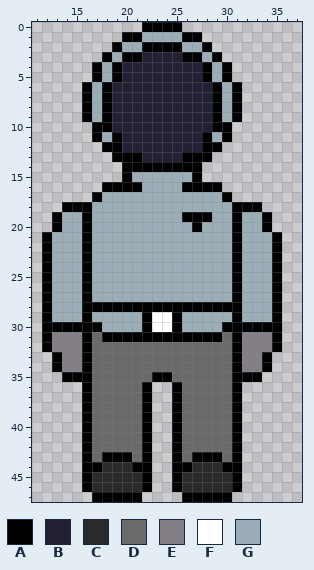
Two states of a pixel-art file, Assets/Sprites/John Spacebound.aseprite. Above, as it was before the edit.
48x48 pixels, 1 frame. Shown: x 11..37, y 0..47.
Palette (. is transparent): A #000000  B #222034  C #2a2a2a  D #696a6a  E #847e87  F #ffffff  G #9badb7
And afterwards:
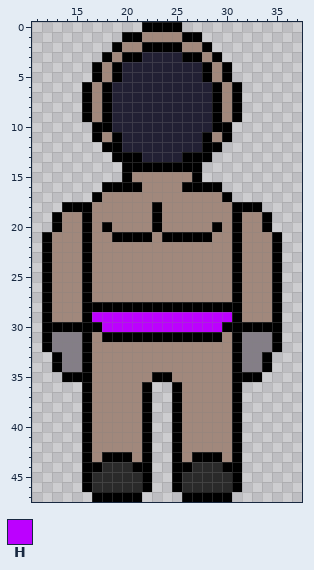
Colours new in this view: H #bc00ff
Change:
Colour G changes from #9badb7 to #a1887c.
Colour G gives way to colour A in rows 18 to 19 at x 23; in row 20 at x 18, 23 and 29; in row 21 at x 19 to 22 and 24 to 28.
Colour A gives way to colour G in row 19 at x 26 to 28; in row 20 at x 27.
Colour D gives way to colour G in row 31 at x 17 and 30; in rows 32 to 34 at x 17 to 30; in row 35 at x 17 to 22 and 25 to 30; in rows 36 to 42 at x 17 to 21 and 26 to 30; in row 43 at x 17, 21, 26 and 30.
Colour A gives way to colour H in rows 29 to 30 at x 22 and 25.
Colour F gives way to colour H in rows 29 to 30 at x 23 to 24.
Colour G gives way to colour H in row 29 at x 17 to 21 and 26 to 30; in row 30 at x 18 to 21 and 26 to 29.
